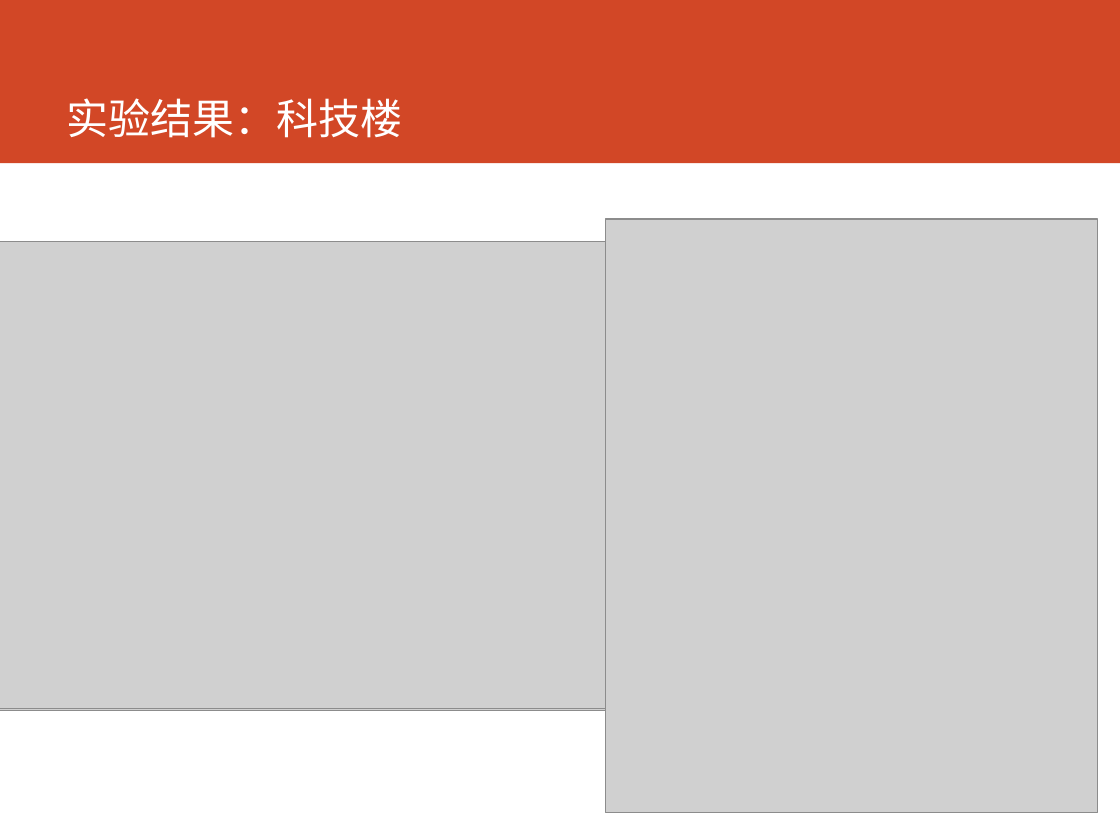
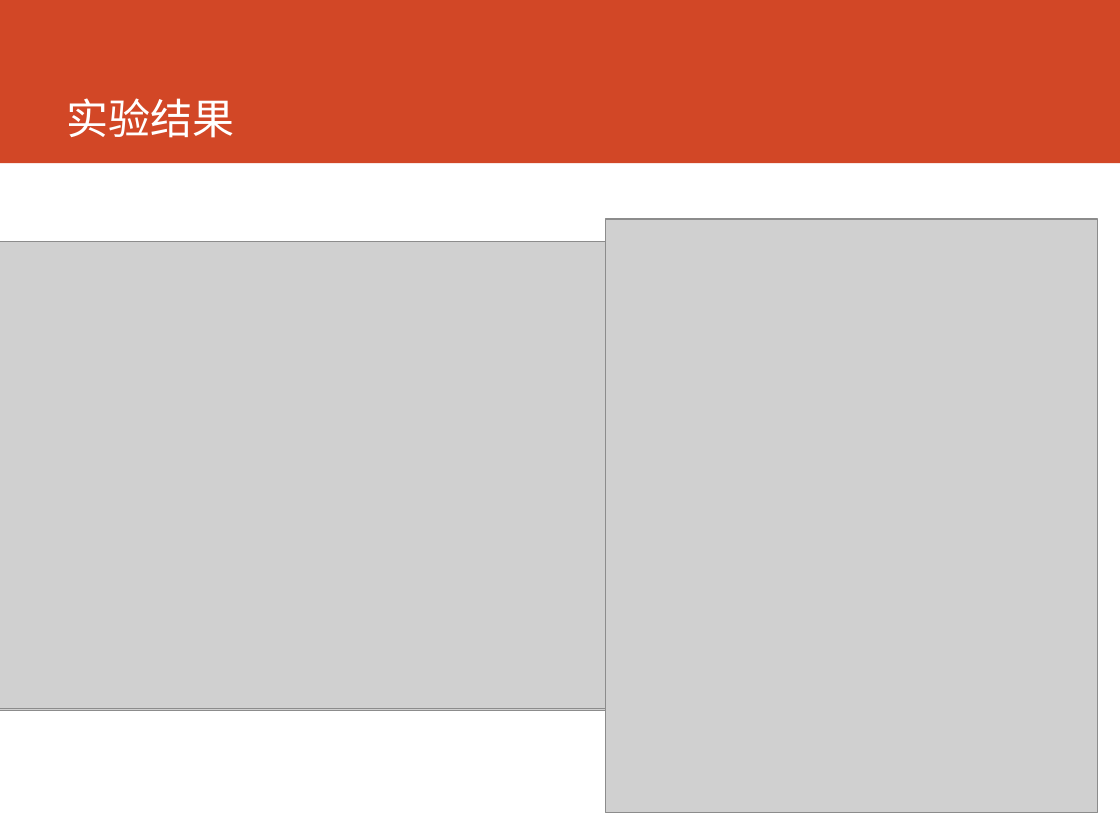
Before and after one commit to cartosquare/graduation-thesis-defenses, a slide deck: slide 12 of 基于形状语义和增强学习的建筑.pptx. Drawn at 1120x840 pixels with LibreOffice and Linux fonts; fonts in the diff are those of the drawing; grey boxes stand for pictures. Boxes give left, top, right and bottom in pixels: in the first picture for what was removed or moved away, otherwise in the second. Text is boxed around its words. In the diff, an @@ line names an element or a change of style, - is before the commit and + after.

```diff
--- a/基于形状语义和增强学习的建筑.pptx
+++ b/基于形状语义和增强学习的建筑.pptx
@@ title at [67, 98, 235, 138]: text changed @@
-实验结果：科技楼
+实验结果
```
Also in this commit, not shown: 1 other slide changed.
